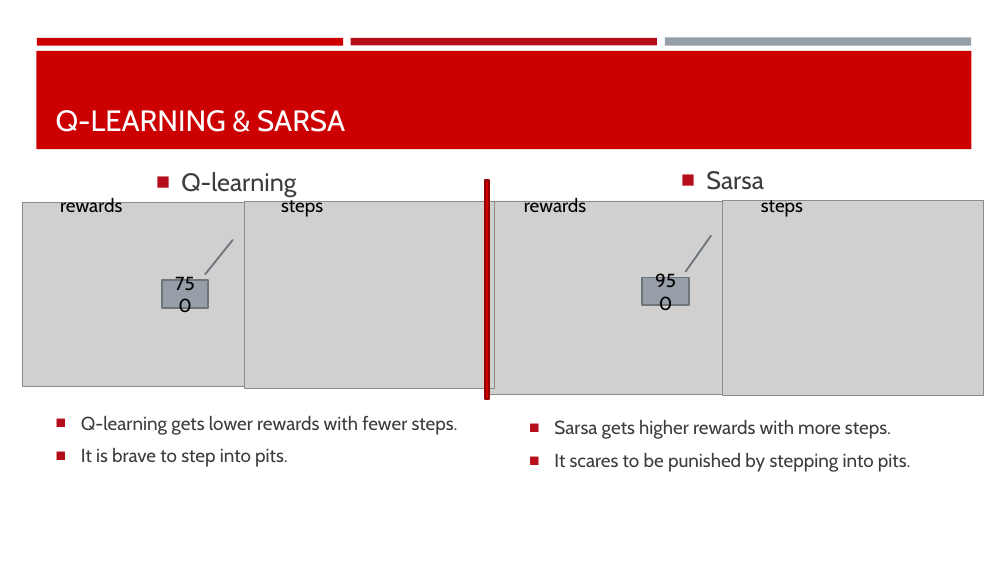
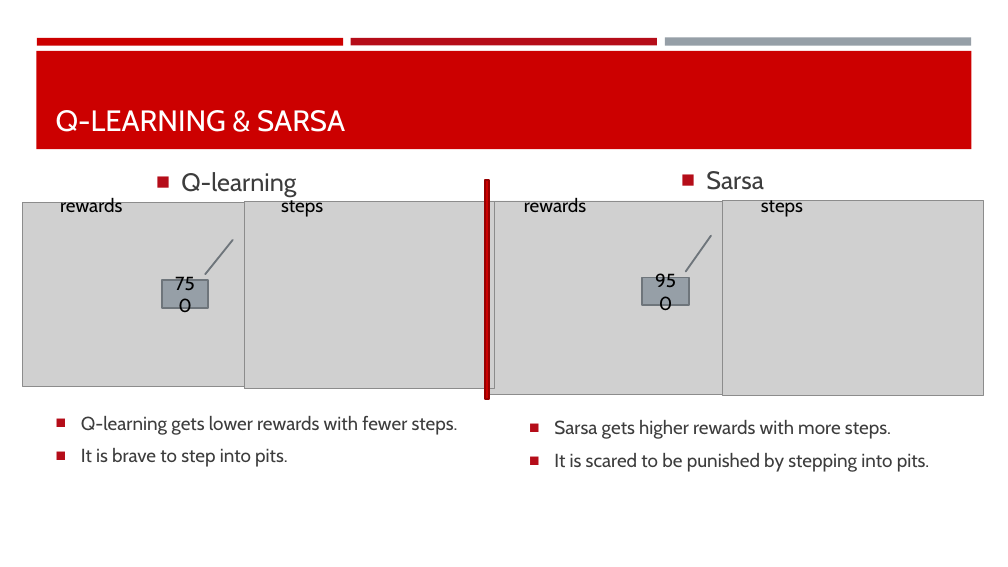
Before and after one commit to mengli11235/MachineLearning_Maze, a slide deck: slide 10 of Group Presentation 20180125.pptx. Drawn at 1008x567 pixels with LibreOffice and Linux fonts; fonts in the diff are those of the drawing; grey boxes stand for pictures. Boxes give left, top, right and bottom in pixels: in the first picture for what was removed or moved away, otherwise in the second. Text is boxed around its words. In the diff, an @@ line names an element or a change of style, - is before the commit and + after.

```diff
--- a/Group Presentation 20180125.pptx
+++ b/Group Presentation 20180125.pptx
@@ text at box(554, 453, 930, 472): text changed @@
-■ It scares to be punished by stepping into pits.
+■ It is scared to be punished by stepping into pits.
```
Also in this commit, not shown: 2 other slides changed.
